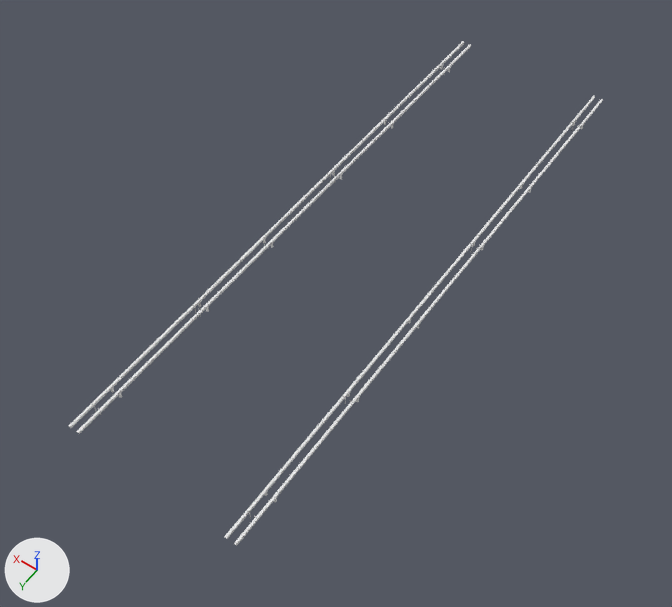
Before and after pictures for a commit that changed the OBJ model Resources/Meshes/31m/Station_ThirdRail.obj.
Both versions are drawn from a camera (50 mm lens) standing at (-32.3, 51.5, 68.1) and looking at (0.3, 5.9, -3.5). The axes (+X, +Y, +Z) are drawn at lower left. The lights are the same throughout. Materials are left out; every surface is plain grey. Where no turn or scale is listed for an object, it has been applied to the vertices.

In view in the first picture: 'Station_ThirdRail'.
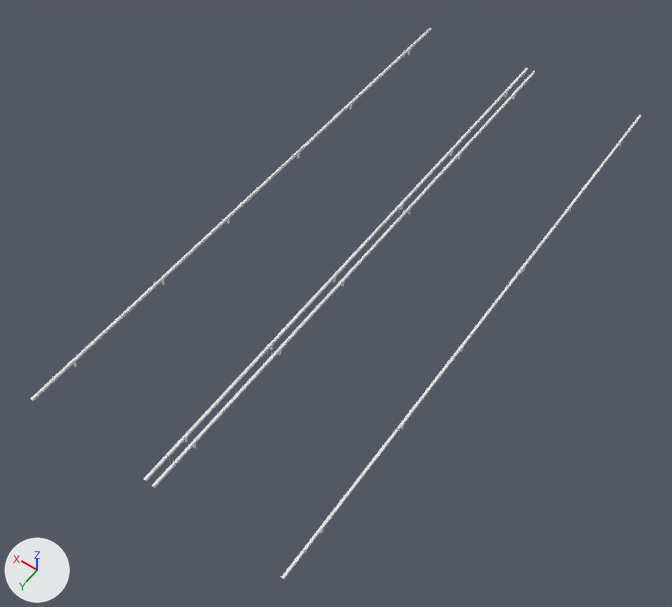
Location of each change, [x1, y1, x2, y2] in pixels of the pictures (672 x 607 px; the box of a moved part takes in the faces that stretch with it):
'Station_ThirdRail', reshaped (14% wider, 9% taller): before [69, 41, 603, 546]; after [30, 28, 641, 579]
part 1 of me_station_thirdrail, moved or reshaped: before [70, 43, 464, 428]; after [32, 29, 431, 401]
part 2 of me_station_thirdrail, moved or reshaped: before [235, 100, 603, 546]; after [281, 117, 641, 579]
part 3 of me_station_thirdrail, moved or reshaped: before [77, 46, 471, 434]; after [143, 69, 528, 481]
part 4 of me_station_thirdrail, deleted: before [69, 41, 603, 545]
part 5 of me_station_thirdrail, added: after [144, 68, 535, 488]
part 6 of me_station_thirdrail, added: after [281, 115, 641, 579]
part 7 of me_station_thirdrail, added: after [30, 28, 431, 400]

The change in detail:
me_station_thirdrail is used by ob_station_thirdrail; location (0.0, 0.0, 0.0).
me_station_thirdrail had 1644 vertices, 1194 faces and spanned x -9.0..9.0, y -32.0..32.0, z -0.4..0.6.
me_station_thirdrail now has 1644 vertices, 1194 faces and spans x -13.7..13.7, y -32.0..32.0, z -0.4..0.6.
me_station_thirdrail part 1: the loose piece of 148 vertices spanning x 8.8..9.0, y -32.0..32.0, z 0.4..0.5 is moved by (4.6, 0.0, 0.0).
me_station_thirdrail part 2: the loose piece of 148 vertices spanning x -9.0..-8.8, y -32.0..32.0, z 0.4..0.5 is moved by (-4.6, 0.0, 0.0).
me_station_thirdrail part 3: the loose piece of 148 vertices spanning x 7.8..8.1, y -32.0..32.0, z 0.4..0.5 is moved by (-7.5, 0.0, 0.0).
me_station_thirdrail part 4: 42 loose pieces with 984 vertices, spanning x -9.0..9.0, y -32.0..32.0, z -0.4..0.6, are deleted.
me_station_thirdrail part 5: 650 vertices added at x -0.6..0.6, y -32.0..32.0, z -0.4..0.6.
me_station_thirdrail part 6: 188 vertices added at x -13.7..-13.3, y -32.0..32.0, z -0.4..0.6.
me_station_thirdrail part 7: 146 vertices added at x 13.3..13.7, y -32.0..32.0, z -0.4..0.6.
